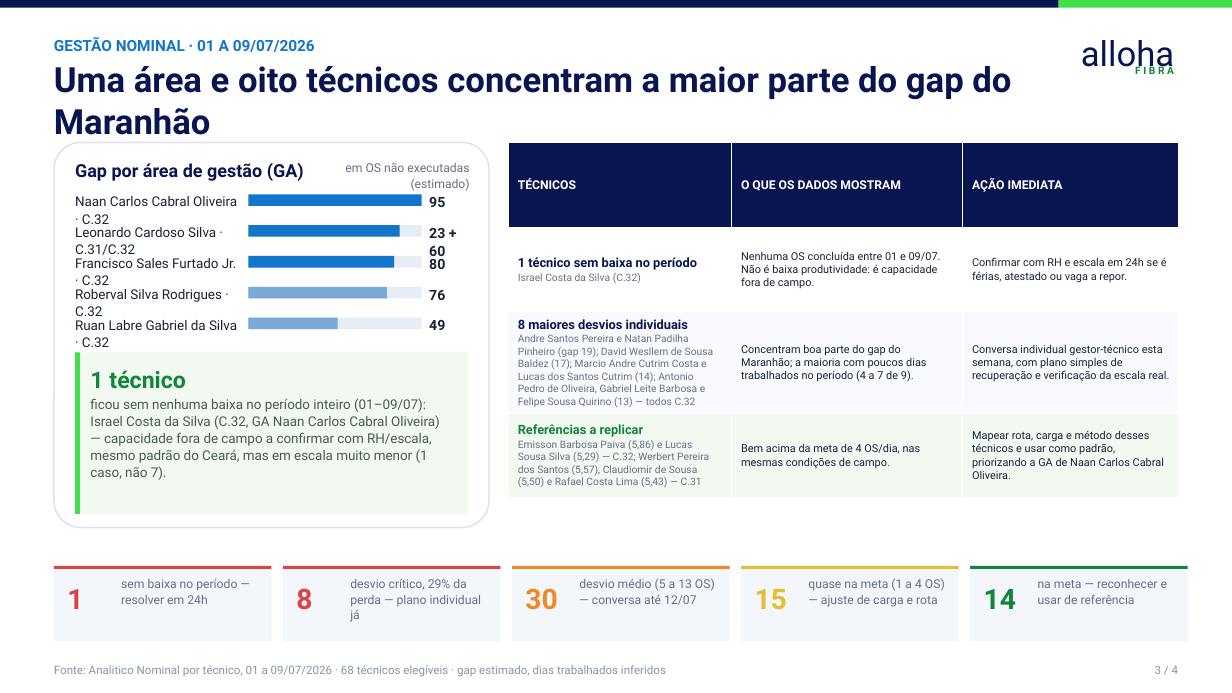
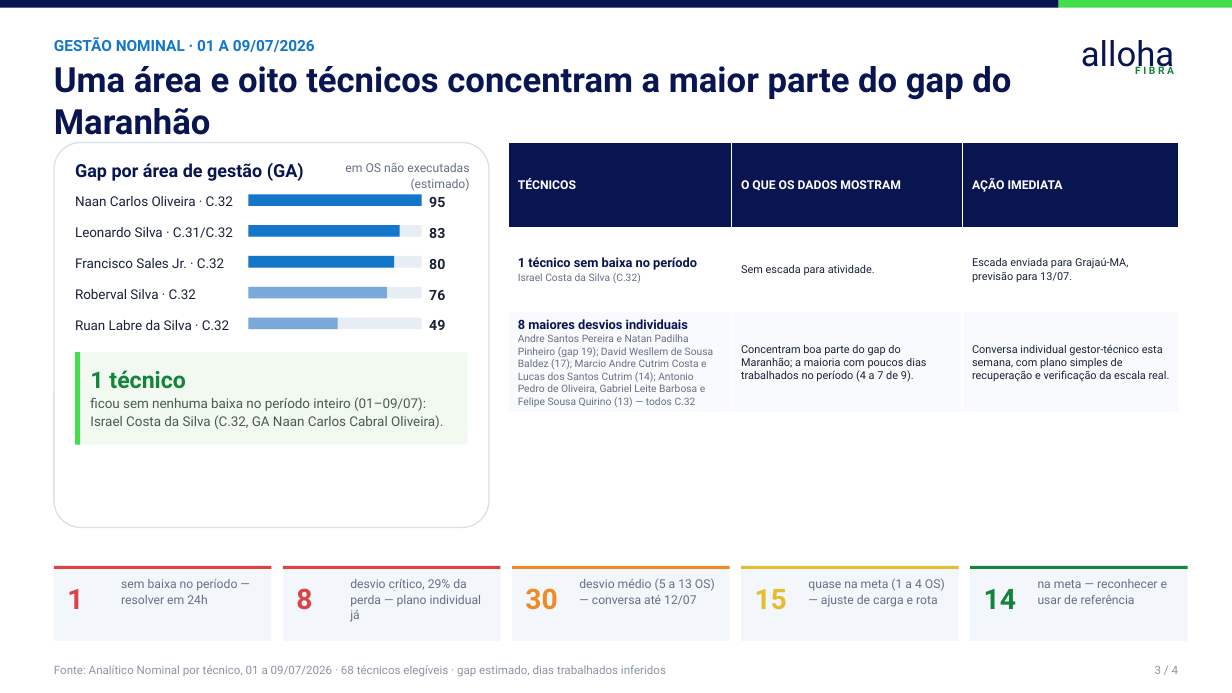
Before and after one commit to durthvader/megabrain, a slide deck: slide 3 of outputs/3ps/3Ps_MaranhaoPiaui_Executivo.pptx. Drawn at 1232x693 pixels with LibreOffice and Linux fonts; fonts in the diff are those of the drawing. Boxes give left, top, right and bottom in pixels: in the first picture for what was removed or moved away, otherwise in the second. Text is boxed around its words. In the diff, an @@ line names an element or a change of style, - is before the commit and + after.

```diff
--- a/outputs/3ps/3Ps_MaranhaoPiaui_Executivo.pptx
+++ b/outputs/3ps/3Ps_MaranhaoPiaui_Executivo.pptx
@@ table at (508, 142, 1178, 411) @@
-row 2, column 2: Nenhuma OS concluída entre 01 e 09/07. Não é baixa produtividade: é capacidade fora de campo.
+row 2, column 2: Sem escada para atividade.
-row 2, column 3: Confirmar com RH e escala em 24h se é férias, atestado ou vaga a repor.
+row 2, column 3: Escada enviada para Grajaú-MA, previsão para 13/07.
-row 4: Referências a replicar / Emisson Barbosa Paiva (5,86) e Lucas Sousa Silva (5,29) — C.32; Werbert Pereira dos Santos (5,57), Claudiomir de Sousa (5,50) e Rafael Costa Lima (5,43) — C.31 | Bem acima da meta de 4 OS/dia, nas mesmas condições de campo. | Mapear rota, carga e método desses técnicos e usar como padrão, priorizando a GA de Naan Carlos Cabral Oliveira.
@@ text at (75, 196, 233, 206): text changed @@
-Naan Carlos Cabral Oliveira · C.32
+Naan Carlos Oliveira · C.32
@@ text at (75, 227, 233, 238): text changed @@
-Leonardo Cardoso Silva · C.31/C.32
+Leonardo Silva · C.31/C.32
@@ text at (429, 228, 445, 238): text changed @@
-23 + 60
+83
@@ text at (75, 258, 224, 268): text changed @@
-Francisco Sales Furtado Jr. · C.32
+Francisco Sales Jr. · C.32
@@ text at (75, 289, 196, 299): text changed @@
-Roberval Silva Rodrigues · C.32
+Roberval Silva · C.32
@@ text at (75, 320, 229, 330): text changed @@
-Ruan Labre Gabriel da Silva · C.32
+Ruan Labre da Silva · C.32
@@ rectangle: place and size @@
-rectangle at (75, 352, 468, 514)
+rectangle at (75, 352, 468, 445)
@@ rectangle: place and size @@
-rectangle at (75, 352, 79, 514)
+rectangle at (75, 352, 79, 445)
@@ text at (90, 397, 443, 429): text changed @@
-ficou sem nenhuma baixa no período inteiro (01–09/07): Israel Costa da Silva (C.32, GA Naan Carlos Cabral Oliveira) — capacidade fora de campo a confirmar com RH/escala, mesmo padrão do Ceará, mas em escala muito menor (1 caso, não 7).
+ficou sem nenhuma baixa no período inteiro (01–09/07): Israel Costa da Silva (C.32, GA Naan Carlos Cabral Oliveira).
```
Also in this commit, not shown: 3 other slides changed, 3 other files.
